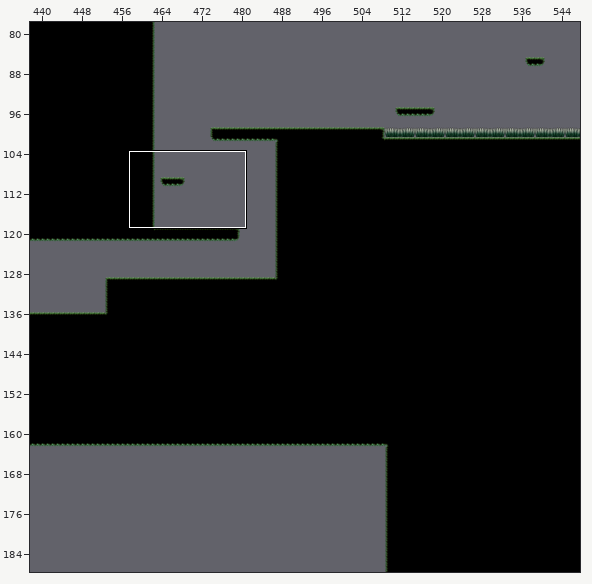
An edit to a level. Tiled map, Assets/Levels/1-Musgo/Musgo.tmx. Above: a wide view before the commit, with the close-up outlined.
Close-up. Before the edit:
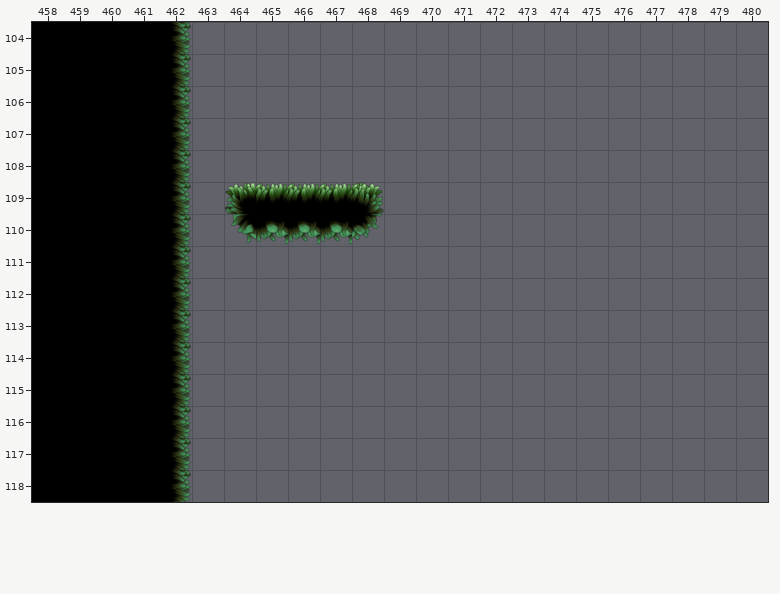
Cells are 32x32 px. Shown: x 458..480, y 104..118. The commit also changed other parts of the map, which this record leaves out.
The same view after the edit:
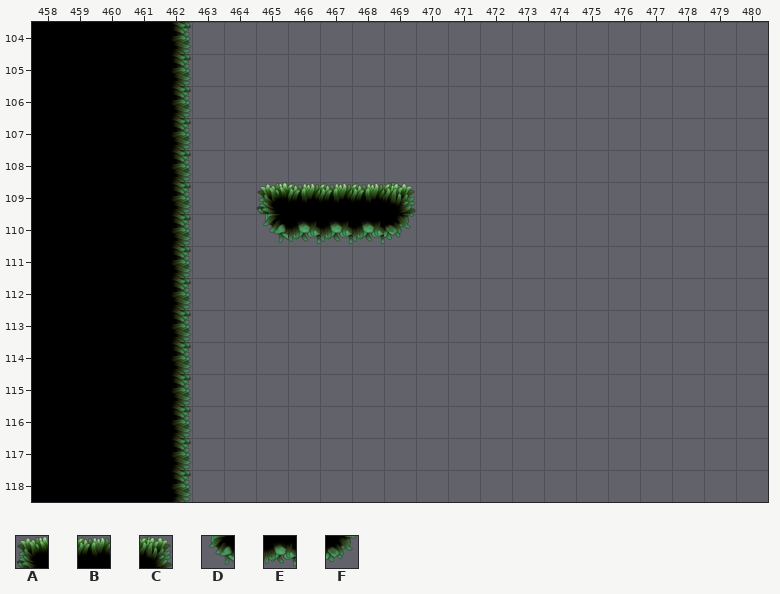
Key: from "Musgo": A 0, B 1, C 2, D 10, E 11, F 12.
_ is an empty cell, . an unchanged one.
From old to new:
--- layer "Camada de Blocos 1"
@@ x 464..469 @@
-109 AB..C_
-110 DE..F_
+109 _A..BC
+110 _D..EF
